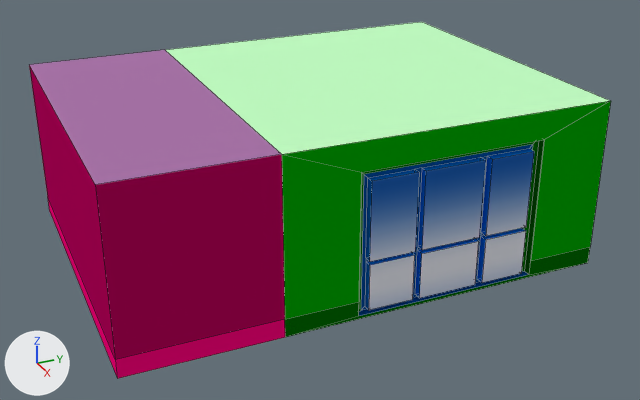
Renders of the Blender file resources/environments/ENVI_Bedroom.blend from each side of a commit.
One viewpoint serves both versions: a 50 mm lens placed at (12.83, -5.45, 7.04), pointed at (0.37, 0.16, 0.81). Arrows for +X, +Y and +Z are at lower left; the lights stay in place. Mesh edges are drawn as thin lines.

Before the edit, the objects in view are built like this:
```python
mat_bedroomwindow = principled_material('BedroomWindow')
mat_bedroomwindow.texture = img_texbedroomwindow_png_001
mat_bedroomwindow.roughness = 0.761
mat_bedroomwindow.specular_ior_level = 0.0
me_envi_bedroom_001 = bpy.data.meshes.new('ENVI_Bedroom.001')
me_envi_bedroom_001.from_pydata(...)  # 123 vertices, 91 faces, 2 loose edges; spans x -285.0..285.0, y 0.0..280.0, z -390.0..390.0
me_envi_bedroom_001.materials.append(mat_bedroomwall)  # picture img_texbedroomtexture01_png_001
me_envi_bedroom_001.materials.append(mat_bedroomwallrunner)  # dark green #006b00
me_envi_bedroom_001.materials.append(mat_bedroomwindow)  # picture img_texbedroomwindow_png_001
me_envi_bedroom_001.materials.append(mat_bedroomwindowedges)  # blue #0057ae
me_envi_bedroom_001.materials.append(mat_bedroomwindowedgeslight)  # picture img_texbedroomtexture02_png_001
me_envi_bedroom_001.materials.append(mat_bedroomwindowframe)  # green #008100
me_envi_bedroom_001.materials.append(mat_bedroomdoorframe)  # picture img_texbedroomtexture02_png_001
me_envi_bedroom_001.materials.append(mat_bedroomfloor)  # picture img_texbedroomfloor_png_001
me_envi_bedroom_001.materials.append(mat_bedroomroof)  # picture img_texbedroomcolour01_png_001
me_envi_bedroom_001.materials.append(mat_hallwaywall)  # pink #b8005b
me_envi_bedroom_001.materials.append(mat_hallwaywallrunner)  # pink #ff007f
me_envi_bedroom_001.materials.append(mat_hallwayfloor)  # pink #ab0056
me_envi_bedroom_001.materials.append(mat_hallwayroof)  # pink #aa75aa
ob_envi_bedroom_001 = bpy.data.objects.new('ENVI_Bedroom.001', me_envi_bedroom_001)
ob_envi_bedroom_001.location = (0.0, 0.0, 0.0)
ob_envi_bedroom_001.rotation_euler = (1.571, 0.0, 0.0)  # degrees (90, 0, 0)
ob_envi_bedroom_001.scale = (0.01, 0.01, 0.01)
```
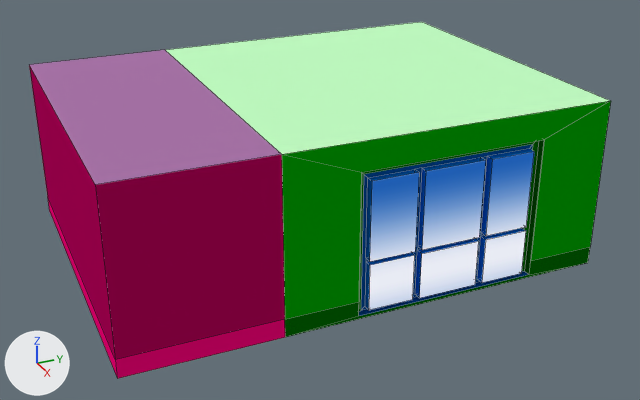
Boxes (x1, y1, x2, y2) around the edits, measured in the pictures (640 x 400 px):
```json
{"object": "ENVI_Bedroom.001", "change": "recoloured", "before": [366, 149, 537, 313], "after": [366, 149, 537, 313]}
```

Edits to the scene script, one JSON object a line:
```json
{"op": "remove", "block": "mat_bedroomwindow", "code": "n1 = _N.new('ShaderNodeBsdfPrincipled'); n1.name = 'Principled BSDF'"}
{"op": "remove", "block": "mat_bedroomwindow", "code": "n1.distribution = 'GGX'"}
{"op": "remove", "block": "mat_bedroomwindow", "code": "n1.subsurface_method = 'BURLEY'"}
{"op": "remove", "block": "mat_bedroomwindow", "code": "n1.inputs[2].default_value = 0.761  # 'Roughness'"}
{"op": "remove", "block": "mat_bedroomwindow", "code": "n1.inputs[13].default_value = 0.0  # 'Specular IOR Level'"}
{"op": "add", "block": "mat_bedroomwindow", "code": "n3 = _N.new('ShaderNodeBackground'); n3.name = 'Background'"}
{"block": "mat_bedroomwindow", "where": "n0 = _N.new('ShaderNodeOutputMaterial'); n0.name = 'Material Output'"}
{"block": "mat_bedroomwindow", "where": "n2 = _N.new('ShaderNodeTexImage'); n2.name = 'Image Texture'"}
{"op": "remove", "block": "mat_bedroomwindow", "code": "_L.new(n1.outputs[0], n0.inputs[0])  # 'BSDF' to 'Surface'"}
{"op": "remove", "block": "mat_bedroomwindow", "code": "_L.new(n2.outputs[0], n1.inputs[0])  # 'Color' to 'Base Color'"}
{"op": "add", "block": "mat_bedroomwindow", "code": "_L.new(n3.outputs[0], n0.inputs[0])  # 'Background' to 'Surface'"}
{"op": "add", "block": "mat_bedroomwindow", "code": "_L.new(n2.outputs[0], n3.inputs[0])  # 'Color' to 'Color'"}
```
